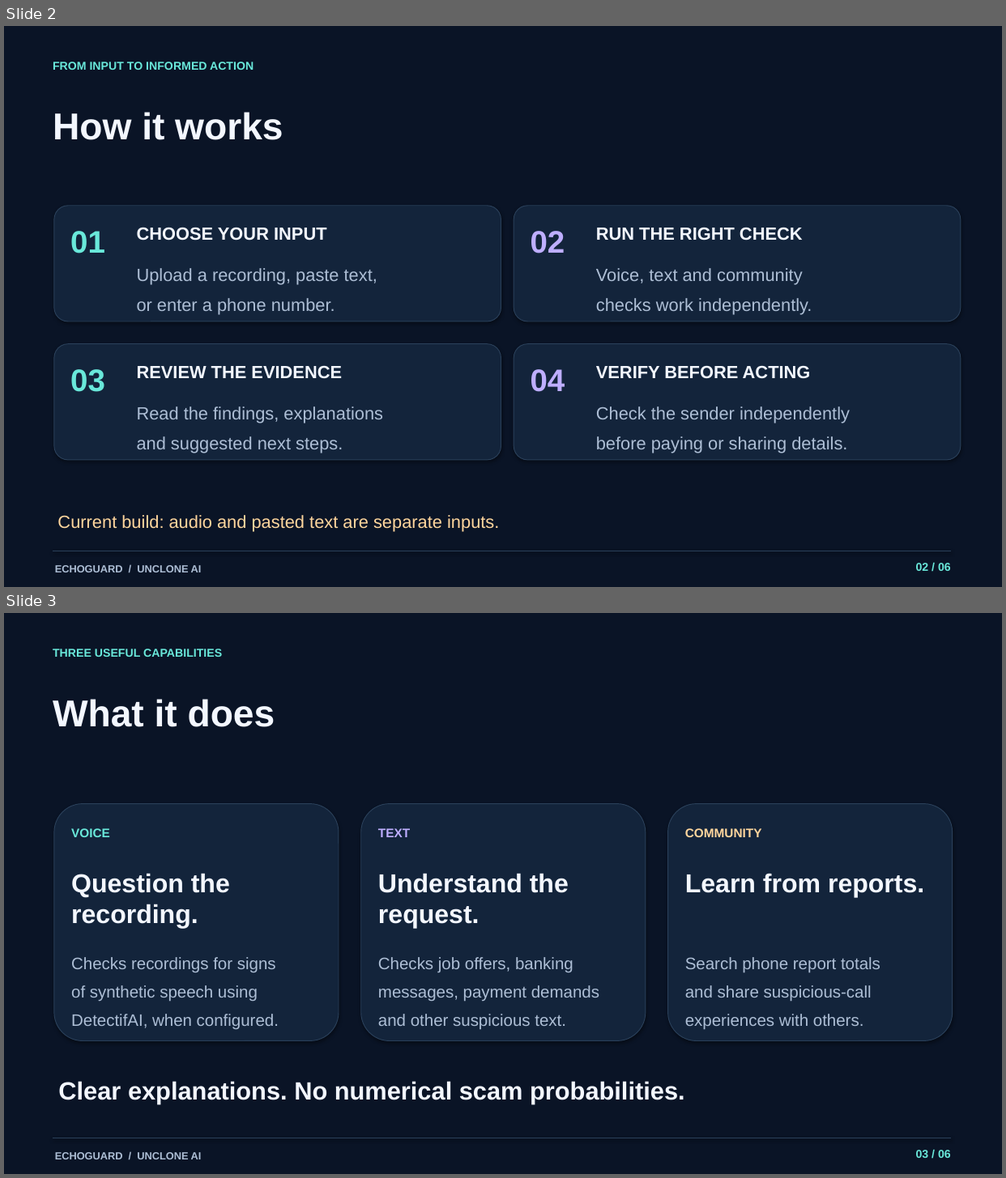
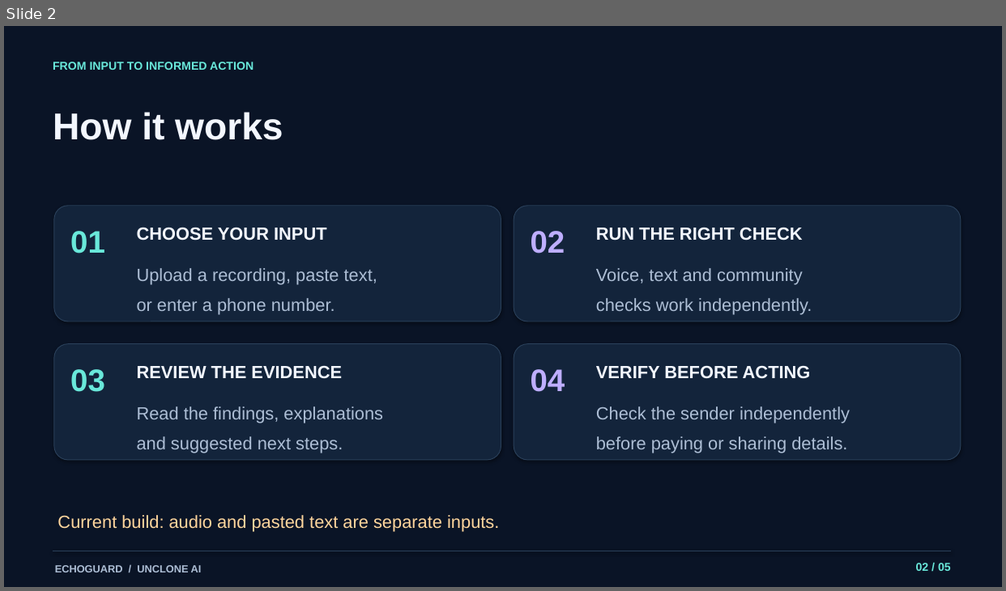
Before and after one commit to zeocrimson-boop/unclone-hackathon, a slide deck: presentation/EchoGuard.pptx. Shown one above the other, each under a label of ours: slides 2 and 3 before the commit, slide 2 after it. The pictures are 1006x1178 and 1006x591 pixels, drawn with LibreOffice and Linux fonts; fonts in the diff are those of the drawing. Boxes give left, top, right and bottom in pixels: in the first picture for what was removed or moved away, otherwise in the second. Text is boxed around its words. In the diff, an @@ line names an element or a change of style, - is before the commit and + after.

```diff
--- a/presentation/EchoGuard.pptx
+++ b/presentation/EchoGuard.pptx
@@ slide 3 removed at [4, 613, 1002, 1174], background #0A1426 @@
@@ text removed at [53, 649, 222, 657] @@
-THREE USEFUL CAPABILITIES
@@ text removed at [53, 699, 275, 727] @@
-What it does
@@ rounded rectangle removed at [54, 804, 339, 1041] @@
@@ rounded rectangle removed at [361, 804, 646, 1041] @@
@@ rounded rectangle removed at [668, 804, 953, 1041] @@
@@ text removed at [71, 828, 110, 837] @@
-VOICE
@@ text removed at [378, 828, 410, 837] @@
-TEXT
@@ text removed at [685, 828, 762, 837] @@
-COMMUNITY
@@ text removed at [71, 873, 230, 929] @@
-Question the recording.
@@ text removed at [378, 873, 569, 929] @@
-Understand the request.
@@ text removed at [685, 873, 924, 897] @@
-Learn from reports.
@@ text removed at [71, 957, 279, 1029] @@
-Checks recordings for signs
-of synthetic speech using
-DetectifAI, when configured.
@@ text removed at [378, 957, 599, 1029] @@
-Checks job offers, banking
-messages, payment demands
-and other suspicious text.
@@ text removed at [685, 957, 880, 1030] @@
-Search phone report totals
-and share suspicious-call
-experiences with others.
@@ text removed at [58, 1081, 685, 1105] @@
-Clear explanations. No numerical scam probabilities.
@@ line removed from (53, 1139) to (951, 1139) @@
@@ text removed at [55, 1152, 202, 1160] @@
-ECHOGUARD / UNCLONE AI
@@ text removed at [916, 1150, 951, 1158] @@
-03 / 06
```
Also in this commit, not shown: 4 other slides changed.
